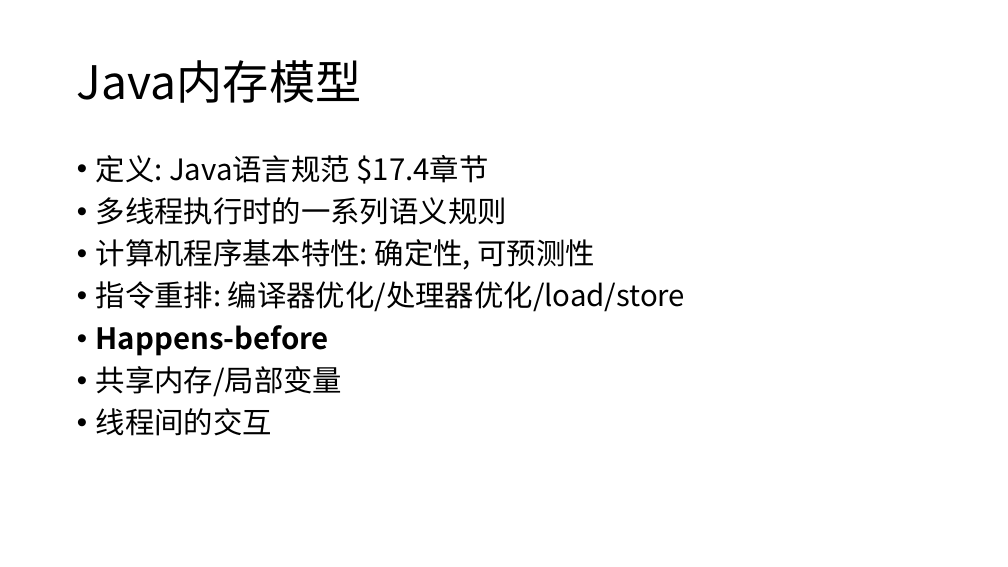
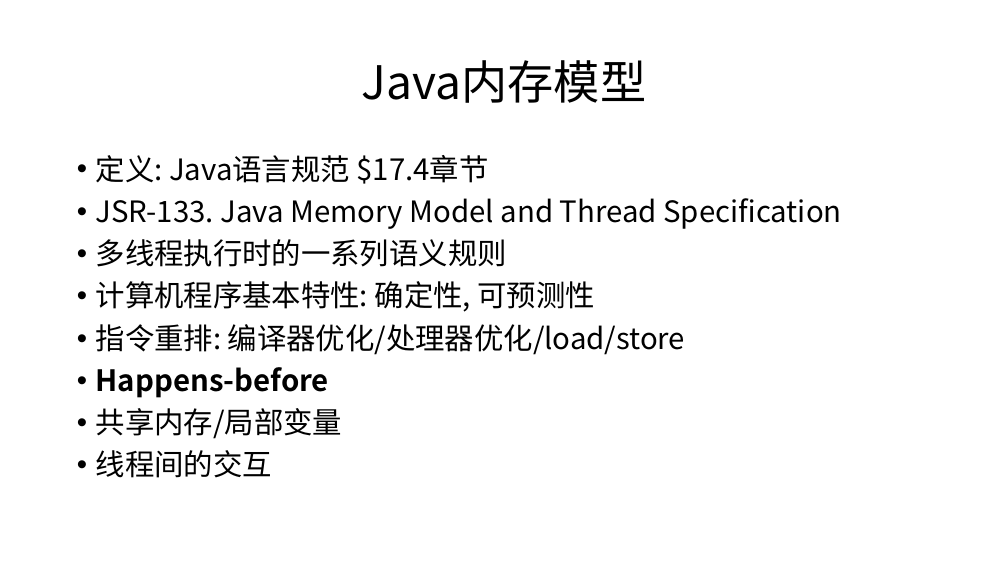
Before and after one commit to cncounter/translation, a slide deck: slide 3 of tiemao_2019/25_jvm_toc/03.JMM与线程安全.pptx. Drawn at 1008x567 pixels with LibreOffice and Linux fonts; fonts in the diff are those of the drawing. Boxes give left, top, right and bottom in pixels: in the first picture for what was removed or moved away, otherwise in the second. Text is boxed around its words. In the diff, an @@ line names an element or a change of style, - is before the commit and + after.

```diff
--- a/tiemao_2019/25_jvm_toc/03.JMM与线程安全.pptx
+++ b/tiemao_2019/25_jvm_toc/03.JMM与线程安全.pptx
@@ title "Java内存模型" at (362, 60, 647, 103): alignment left to centre @@
@@ text at (96, 198, 841, 229): paragraph added @@
+• JSR-133. Java Memory Model and Thread Specification
```
Also in this commit, not shown: 10 other slides changed, 1 slide added, 3 other files.
